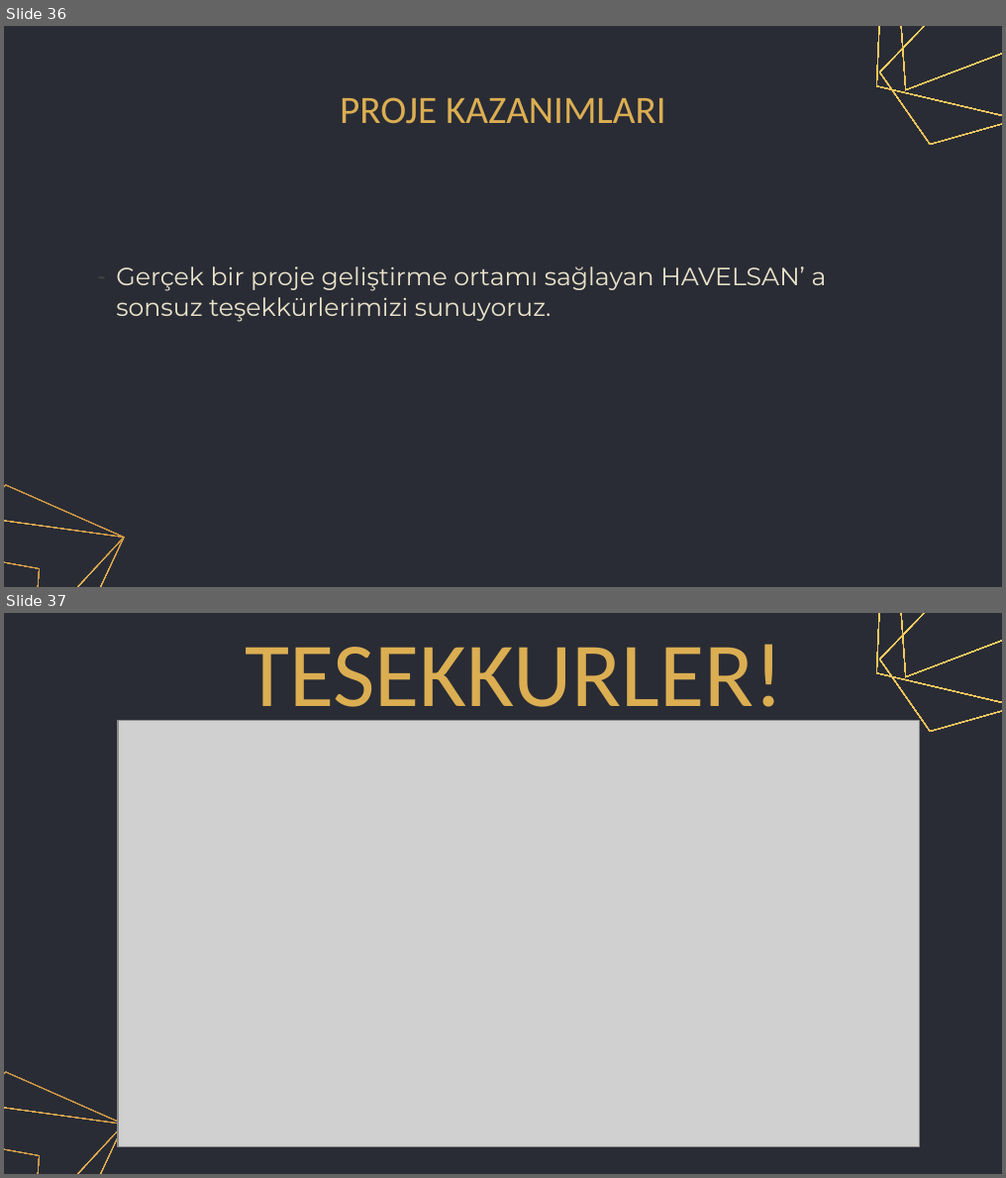
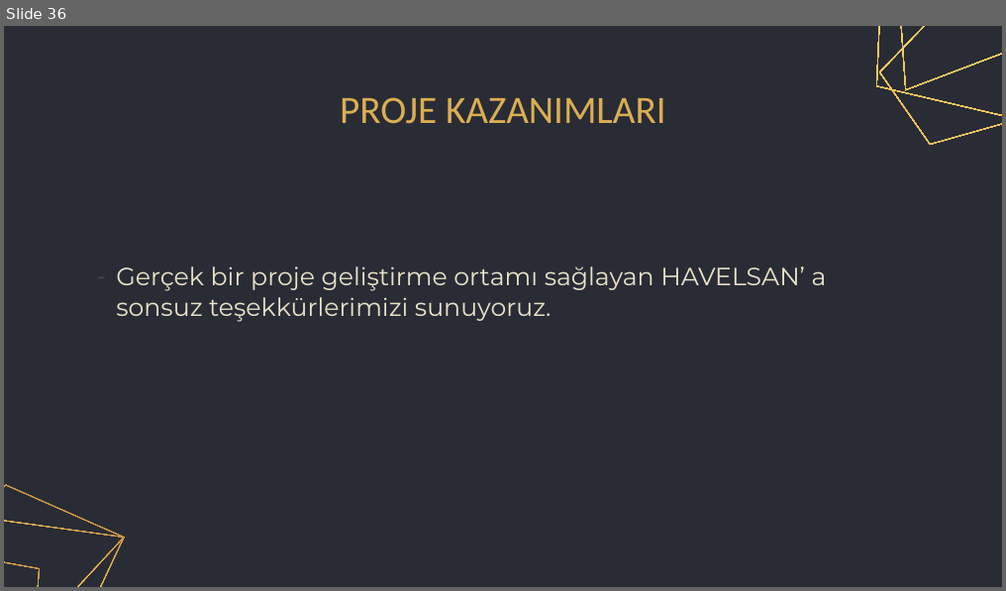
Before and after one commit to cmlblbn/Emlak_Yorumlari.com, a slide deck: Project_presentation/Project_presentation.pptx. Shown one above the other, each under a label of ours: slides 36 and 37 before the commit, slide 36 after it. The pictures are 1006x1178 and 1006x591 pixels, drawn with LibreOffice and Linux fonts; fonts in the diff are those of the drawing; grey boxes stand for pictures. Boxes give left, top, right and bottom in pixels: in the first picture for what was removed or moved away, otherwise in the second. Text is boxed around its words. In the diff, an @@ line names an element or a change of style, - is before the commit and + after.

```diff
--- a/Project_presentation/Project_presentation.pptx
+++ b/Project_presentation/Project_presentation.pptx
@@ slide 37 removed at <box>4,613,1002,1174</box>, background #292C35; not listed: 6 template elements that a slide beside it also shows @@
@@ title removed at <box>245,644,784,728</box> @@
-TESEKKURLER!
@@ picture removed at <box>118,721,919,1147</box> @@
@@ freeform shape removed at <box>97,781,311,1000</box> @@
@@ freeform shape removed at <box>117,788,354,1030</box> @@
```
Also in this commit, not shown: 1 slide added.
